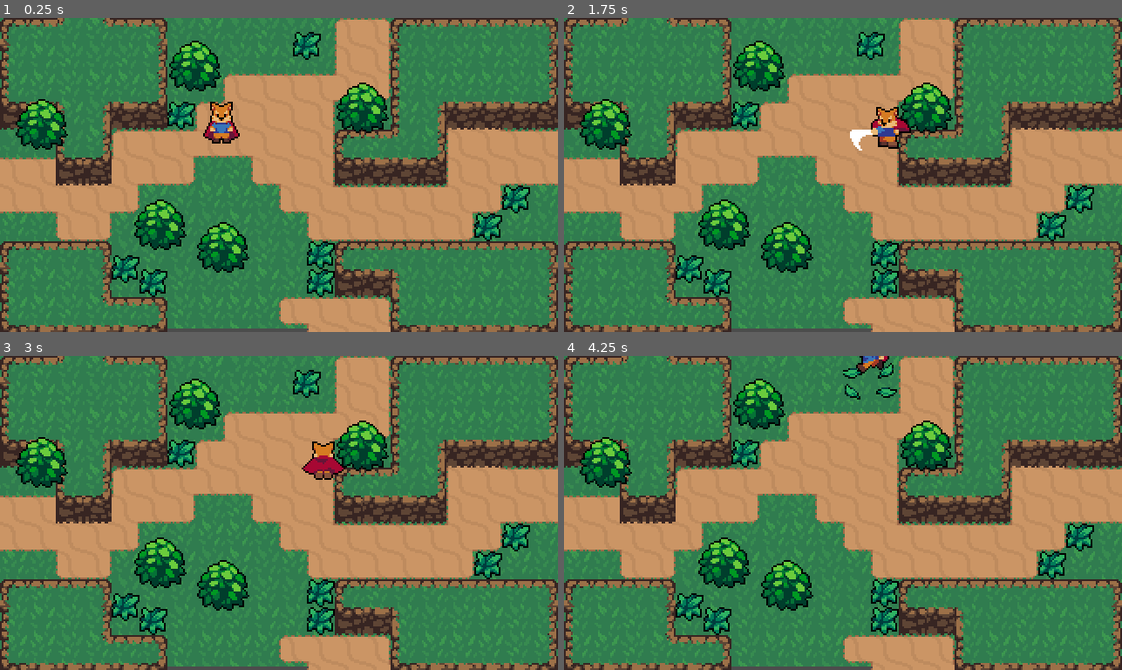
Above: before the commit, frames 1-4 (two rows, left to right).
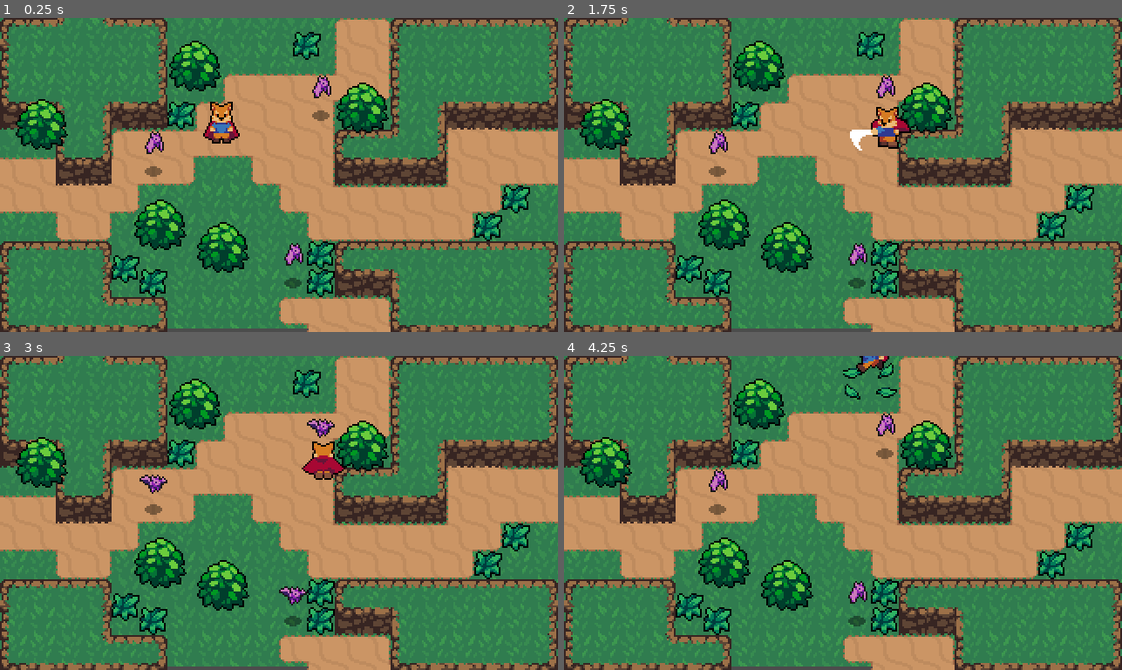
Above: after the commit, the same moments.

Repository: samkeen/ActionRpgTutorial
Game: Godot game, scene res://World/World.tscn
Same seed, same stepped clock (60 frames per second), same inputs: the game is played once before the commit and once after it.
Inputs:
- Up to frame 1 (0.25 s): no input
- Up to frame 2 (1.75 s): hold Right (ui_right) 0.53-1.28 s; tap K (roll) at 0.6, 1.55 s; hold Down (ui_down) from 1.28 s (still down); tap Z (attack) at 1.35 s
- Up to frame 3 (3 s): release Down (ui_down) at 2.03 s; hold Right (ui_right) 2.03-2.78 s; tap K (roll) at 2.1, 2.85 s; hold Up (ui_up) from 2.78 s (still down)
- Up to frame 4 (4.25 s): release Up (ui_up) at 3.53 s; hold Left (ui_left) from 3.53 s (still down); tap Z (attack) at 3.6 s; tap K (roll) at 3.8 s

The runs differ from the first frame. In frame 1, 0.7% of the frame differs, in the area x 25-60%, y 18-87%; in frame 2, 0.6%; in frame 3, 0.7%; in frame 4, 0.7%.

Commit message:
enemy hurtbox + knockback

Diff:
--- /dev/null
+++ b/Enemies/Bat.gd
@@ -0,0 +1,14 @@
+extends KinematicBody2D
+
+const FRICTION = 200
+const KNOCKBACK_SPEED = 120
+
+var knockback = Vector2.ZERO
+
+func _physics_process(delta):
+	knockback = knockback.move_toward(Vector2.ZERO, FRICTION*delta)
+	knockback = move_and_slide(knockback)
+
+
+func _on_HurtBox_area_entered(area):
+	knockback = area.knockback_vector * KNOCKBACK_SPEED
--- /dev/null
+++ b/Enemies/Bat.tscn
@@ -0,0 +1,68 @@
+[gd_scene load_steps=13 format=2]
+
+[ext_resource path="res://Enemies/Bat.png" type="Texture" id=1]
+[ext_resource path="res://Shadows/SmallShadow.png" type="Texture" id=2]
+[ext_resource path="res://Hit and Hurt Boxes/HurtBox.tscn" type="PackedScene" id=3]
+[ext_resource path="res://Enemies/Bat.gd" type="Script" id=4]
+
+[sub_resource type="AtlasTexture" id=1]
+atlas = ExtResource( 1 )
+region = Rect2( 0, 0, 16, 24 )
+
+[sub_resource type="AtlasTexture" id=2]
+atlas = ExtResource( 1 )
+region = Rect2( 16, 0, 16, 24 )
+
+[sub_resource type="AtlasTexture" id=3]
+atlas = ExtResource( 1 )
+region = Rect2( 32, 0, 16, 24 )
+
+[sub_resource type="AtlasTexture" id=4]
+atlas = ExtResource( 1 )
+region = Rect2( 48, 0, 16, 24 )
+
+[sub_resource type="AtlasTexture" id=5]
+atlas = ExtResource( 1 )
+region = Rect2( 64, 0, 16, 24 )
+
+[sub_resource type="SpriteFrames" id=6]
+animations = [ {
+"frames": [ SubResource( 1 ), SubResource( 2 ), SubResource( 3 ), SubResource( 4 ), SubResource( 5 ) ],
+"loop": true,
+"name": "fly",
+"speed": 10.0
+} ]
+
+[sub_resource type="CircleShape2D" id=7]
+radius = 3.8773
+
+[sub_resource type="CapsuleShape2D" id=8]
+radius = 6.9657
+height = 4.62731
+
+[node name="Bat" type="KinematicBody2D"]
+collision_layer = 2147483664
+script = ExtResource( 4 )
+
+[node name="AnimatedSprite" type="AnimatedSprite" parent="."]
+frames = SubResource( 6 )
+animation = "fly"
+frame = 4
+playing = true
+offset = Vector2( 0, -12 )
+
+[node name="ShadowSprite" type="Sprite" parent="."]
+texture = ExtResource( 2 )
+
+[node name="CollisionShape2D" type="CollisionShape2D" parent="."]
+shape = SubResource( 7 )
+
+[node name="HurtBox" parent="." instance=ExtResource( 3 )]
+collision_layer = 8
+
+[node name="CollisionShape2D" parent="HurtBox" index="0"]
+position = Vector2( 0, -13 )
+shape = SubResource( 8 )
+[connection signal="area_entered" from="HurtBox" to="." method="_on_HurtBox_area_entered"]
+
+[editable path="HurtBox"]
--- a/Player/Player.gd
+++ b/Player/Player.gd
@@ -16,13 +16,15 @@
 onready var animationPlayer = $AnimationPlayer
 onready var animationTree = $AnimationTree
 onready var animationState = animationTree.get("parameters/playback")
-
+onready var swordHitbox = $HitboxPivot/SwordHitbox
 
 
 func _ready():
 	state = MOVE
 	animationTree.active = true
 	animationTree.set("parameters/Idle/blend_position", Vector2.DOWN)
+	# keep this the same as our movement direction
+	swordHitbox.knockback_vector = roll_vector
 
 
 func _physics_process(delta):
@@ -41,7 +43,7 @@
 	input_vector = input_vector.normalized()
 	if input_vector != Vector2.ZERO:
 		roll_vector = input_vector
-		#
+		swordHitbox.knockback_vector = input_vector
 		animationTree.set("parameters/Idle/blend_position", input_vector)
 		animationTree.set("parameters/Run/blend_position", input_vector)
 		animationTree.set("parameters/Attack/blend_position", input_vector)
--- a/Player/Player.tscn
+++ b/Player/Player.tscn
@@ -1,8 +1,9 @@
-[gd_scene load_steps=50 format=2]
+[gd_scene load_steps=51 format=2]
 
 [ext_resource path="res://Player/Player.png" type="Texture" id=1]
 [ext_resource path="res://Player/Player.gd" type="Script" id=2]
 [ext_resource path="res://Hit and Hurt Boxes/HitBox.tscn" type="PackedScene" id=3]
+[ext_resource path="res://Player/SwordHitBox.gd" type="Script" id=4]
 
 [sub_resource type="CapsuleShape2D" id=1]
 radius = 4.0
@@ -650,8 +651,8 @@
 
 [node name="SwordHitbox" parent="HitboxPivot" instance=ExtResource( 3 )]
 position = Vector2( 15, 0 )
-collision_layer = 0
 collision_mask = 2147483656
+script = ExtResource( 4 )
 
 [node name="CollisionShape2D" parent="HitboxPivot/SwordHitbox" index="0"]
 position = Vector2( 0.491753, 0.382475 )
--- /dev/null
+++ b/Player/SwordHitBox.gd
@@ -0,0 +1,4 @@
+extends Area2D
+
+
+var knockback_vector = Vector2.ZERO
--- a/World/World.tscn
+++ b/World/World.tscn
@@ -6,6 +6,7 @@
 [ext_resource path="res://World/DirtTileset.png" type="Texture" id=4]
 [ext_resource path="res://World/CliffTileset.png" type="Texture" id=5]
 [ext_resource path="res://World/Grass.tscn" type="PackedScene" id=6]
+[ext_resource path="res://Enemies/Bat.tscn" type="PackedScene" id=7]
 
 [sub_resource type="TileSet" id=1]
 0/name = "DirtTileset.png 0"
@@ -554,26 +555,35 @@
 
 [node name="Grass" type="YSort" parent="YSort"]
 
-[node name="Grass" parent="." instance=ExtResource( 6 )]
+[node name="Grass" parent="YSort/Grass" instance=ExtResource( 6 )]
 position = Vector2( 64, 136 )
 
-[node name="Grass2" parent="." instance=ExtResource( 6 )]
+[node name="Grass2" parent="YSort/Grass" instance=ExtResource( 6 )]
 position = Vector2( 80, 144 )
 
-[node name="Grass3" parent="." instance=ExtResource( 6 )]
+[node name="Grass3" parent="YSort/Grass" instance=ExtResource( 6 )]
 position = Vector2( 176, 144 )
 
-[node name="Grass4" parent="." instance=ExtResource( 6 )]
+[node name="Grass4" parent="YSort/Grass" instance=ExtResource( 6 )]
 position = Vector2( 176, 128 )
 
-[node name="Grass5" parent="." instance=ExtResource( 6 )]
+[node name="Grass5" parent="YSort/Grass" instance=ExtResource( 6 )]
 position = Vector2( 272, 112 )
 
-[node name="Grass6" parent="." instance=ExtResource( 6 )]
+[node name="Grass6" parent="YSort/Grass" instance=ExtResource( 6 )]
 position = Vector2( 288, 96 )
 
-[node name="Grass7" parent="." instance=ExtResource( 6 )]
+[node name="Grass7" parent="YSort/Grass" instance=ExtResource( 6 )]
 position = Vector2( 96, 48 )
 
-[node name="Grass8" parent="." instance=ExtResource( 6 )]
+[node name="Grass8" parent="YSort/Grass" instance=ExtResource( 6 )]
 position = Vector2( 168, 8 )
+
+[node name="Bat" parent="YSort" instance=ExtResource( 7 )]
+position = Vector2( 88, 88 )
+
+[node name="Bat2" parent="YSort" instance=ExtResource( 7 )]
+position = Vector2( 184, 56 )
+
+[node name="Bat3" parent="YSort" instance=ExtResource( 7 )]
+position = Vector2( 168, 152 )
--- a/project.godot
+++ b/project.godot
@@ -100,6 +100,7 @@
 2d_physics/layer_2="Player"
 2d_physics/layer_3="PlayerHurtbox"
 2d_physics/layer_4="EnemyHurtbox"
+2d_physics/layer_5="Enemy"
 
 [rendering]
 
Not shown: 1 places in World/World.tscn that only renumber resources
